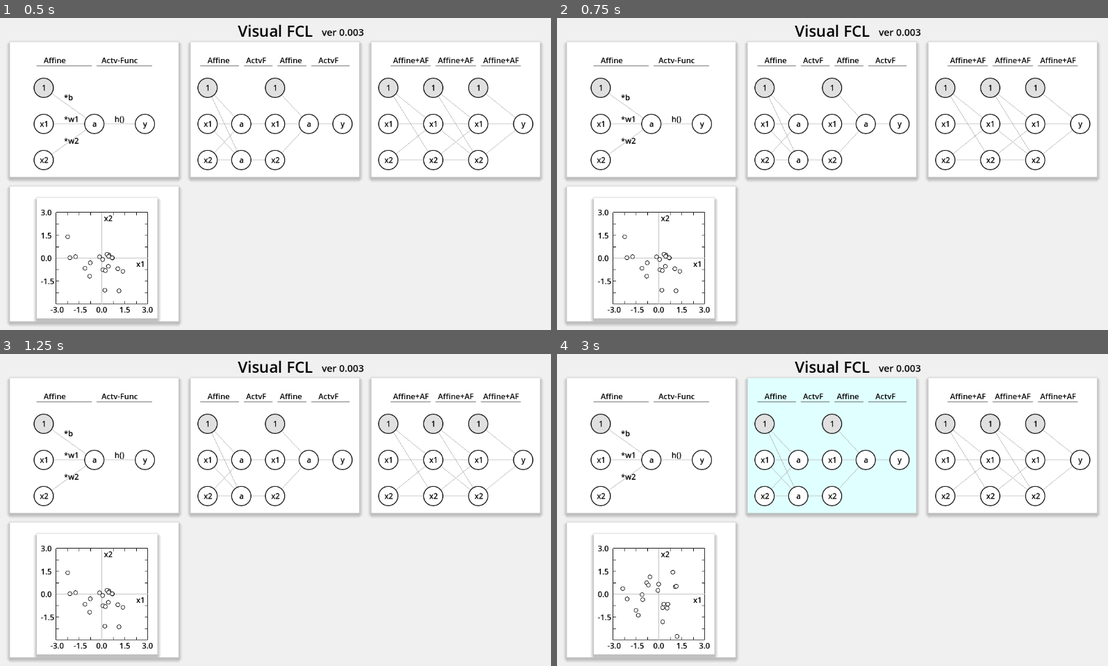
Above: before the commit, frames 1-4 (two rows, left to right).
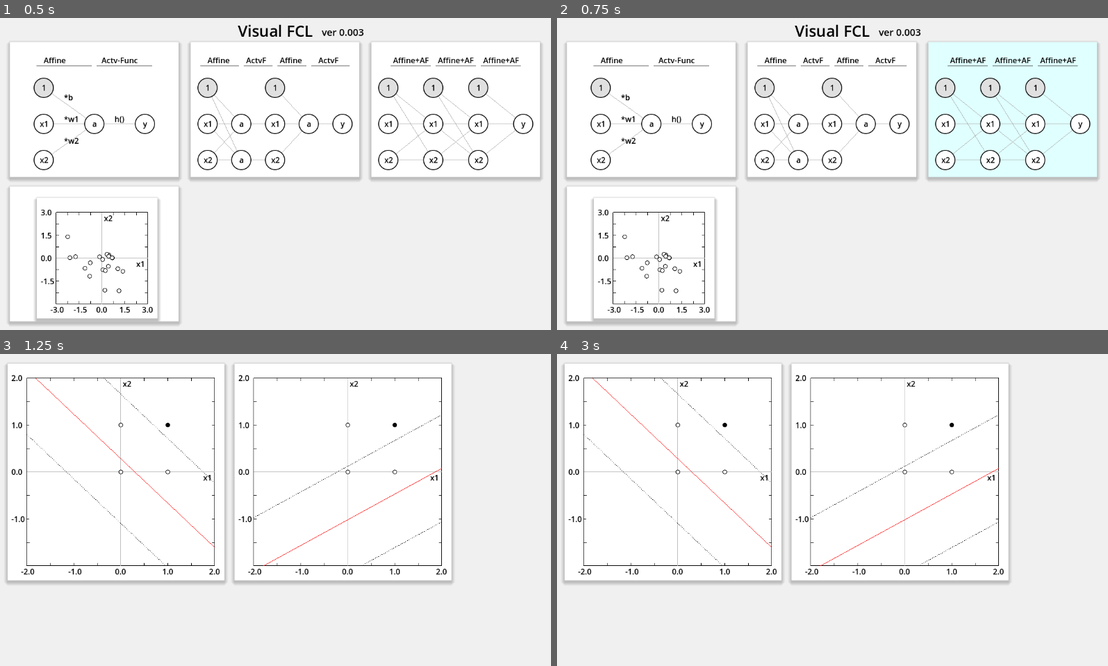
Above: after the commit, the same moments.

Repository: vivisuke/VisualFCL
Game: Godot game, scene res://top_scene.tscn
Two runs of this game, one before a commit and one after it. Both use one fixed random seed, a clock stepped at 60 frames per second and the inputs below.
Inputs (mouse positions are in pixels of both pictures, inside the frame that each line leads up to):
- Up to frame 1 (0.5 s): no input
- Up to frame 2 (0.75 s): tap Enter at 0.5 s; move the mouse to (953, 158) at 0.52 s; click (953, 158) at 0.67 s
- Up to frame 3 (1.25 s): no input
- Up to frame 4 (3 s): tap Space at 1.25 s; move the mouse to (722, 525) at 1.27 s; click (722, 525) at 1.42 s; click (1074, 372) at 2 s, where only the run before the commit has a clickable "Top"; tap Enter at 2.75 s; move the mouse to (887, 441) at 2.77 s; click (887, 441) at 2.92 s

Frame 1 is identical in both runs. In frame 2, 11% of the frame differs, in the area x 67-98%, y 7-51%; in frame 3, 12%; in frame 4, 22%, in the area x 1-99%, y 2-99%.

Commit message:
0087 ◎ C 06/28 06/30 0.004│ToDo│３層NN学習シーン追加

Diff:
--- /dev/null
+++ b/VisualFCL/fc3layer_scene.tscn
@@ -0,0 +1,24 @@
+[gd_scene load_steps=2 format=3 uid="uid://mncpb3orul04"]
+
+[ext_resource type="Script" path="res://scripts/GraphRect.gd" id="1_pmkmr"]
+
+[node name="FC3LayerScene" type="Node2D"]
+
+[node name="BG" type="ColorRect" parent="."]
+offset_right = 1152.0
+offset_bottom = 648.0
+color = Color(0.941176, 0.941176, 0.941176, 1)
+
+[node name="GraphRect_1" type="ColorRect" parent="."]
+offset_left = 20.0
+offset_top = 20.0
+offset_right = 470.0
+offset_bottom = 470.0
+script = ExtResource("1_pmkmr")
+
+[node name="GraphRect_2" type="ColorRect" parent="."]
+offset_left = 491.0
+offset_top = 20.0
+offset_right = 941.0
+offset_bottom = 470.0
+script = ExtResource("1_pmkmr")
--- a/VisualFCL/scripts/top_scene.gd
+++ b/VisualFCL/scripts/top_scene.gd
@@ -8,6 +8,7 @@
 func _ready():
 	rect_lst.push_back($SingleLayerRect)
 	rect_lst.push_back($DoubleLayerRect)
+	rect_lst.push_back($TripleLayerRect)
 	rect_lst.push_back($ActivationDistriRect)
 	#var fnt = $BlackFontLabel.get_theme_font("font")
 	#$SingleLayerRect.fnt = $BlackFontLabel.get_theme_font("font")
@@ -71,6 +72,8 @@
 	elif ix == 1:
 		get_tree().change_scene_to_file("res://fc2layer_scene.tscn")
 	elif ix == 2:
+		get_tree().change_scene_to_file("res://fc3layer_scene.tscn")
+	elif ix == 3:
 		get_tree().change_scene_to_file("res://activate_distri_scene.tscn")
 
 func _on_single_layer_nn_button_pressed():
Not shown, changed: VisualFCL.spr
